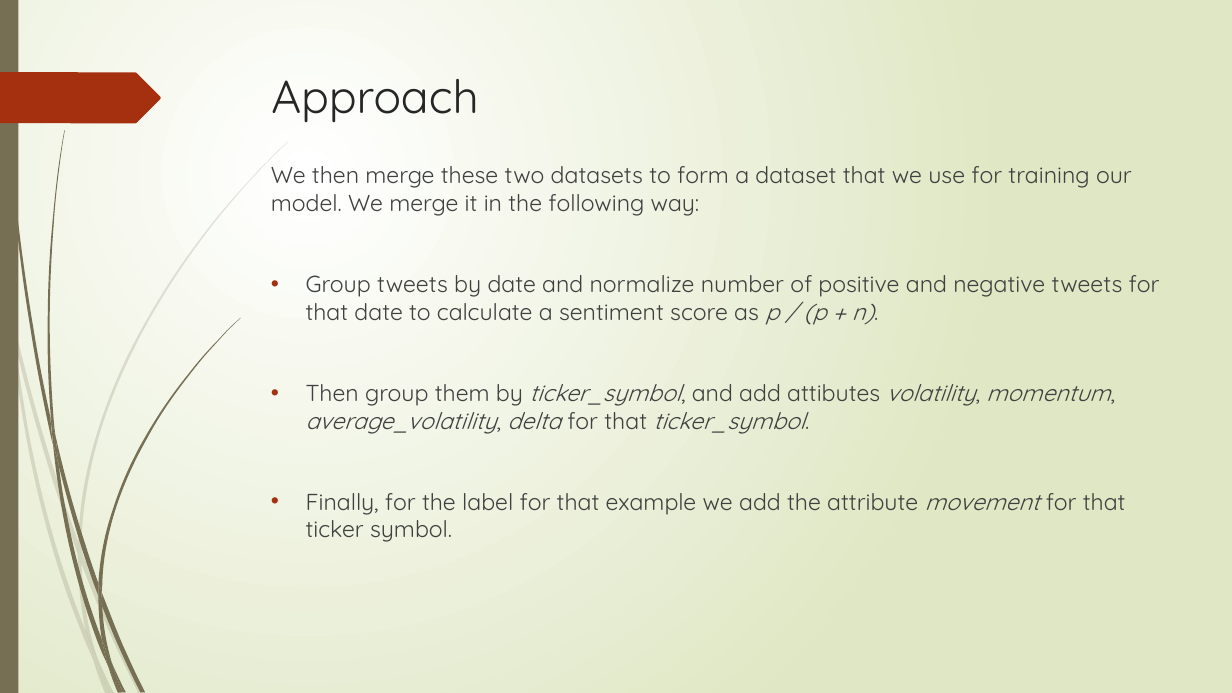
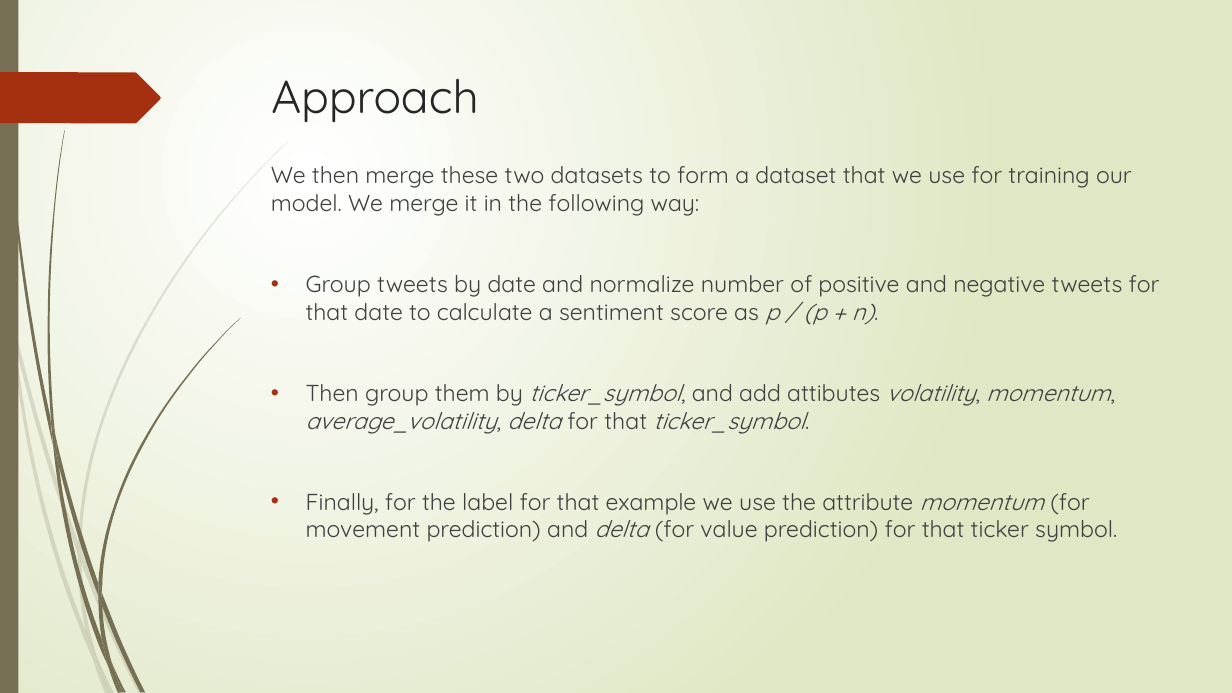
Before and after one commit to shobhitv-builds/nlp-proj, a slide deck: slide 7 of reports/NLP Stock Prediction.pptx. Drawn at 1232x693 pixels with LibreOffice and Linux fonts; fonts in the diff are those of the drawing. Boxes give left, top, right and bottom in pixels: in the first picture for what was removed or moved away, otherwise in the second. Text is boxed around its words. In the diff, an @@ line names an element or a change of style, - is before the commit and + after.

```diff
--- a/reports/NLP Stock Prediction.pptx
+++ b/reports/NLP Stock Prediction.pptx
@@ text at bbox=[306, 493, 1117, 542]: text changed @@
-• Finally, for the label for that example we add the attribute movement for that ticker symbol.
+• Finally, for the label for that example we use the attribute momentum (for movement prediction) and delta (for value prediction) for that ticker symbol.
```
Also in this commit, not shown: 6 other slides changed, 4 slides added.
